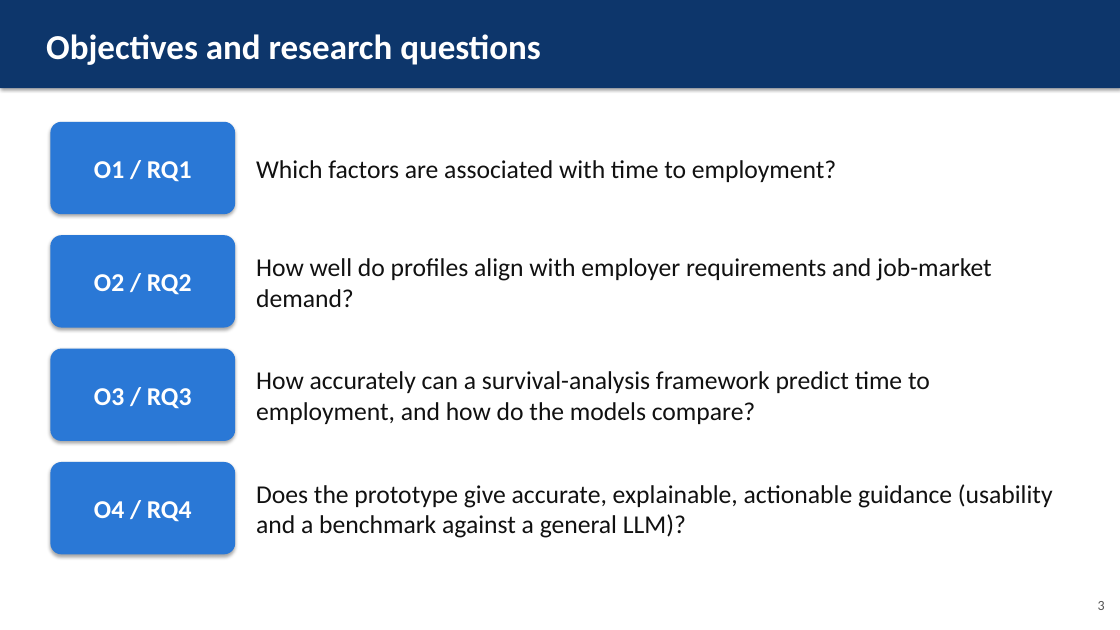
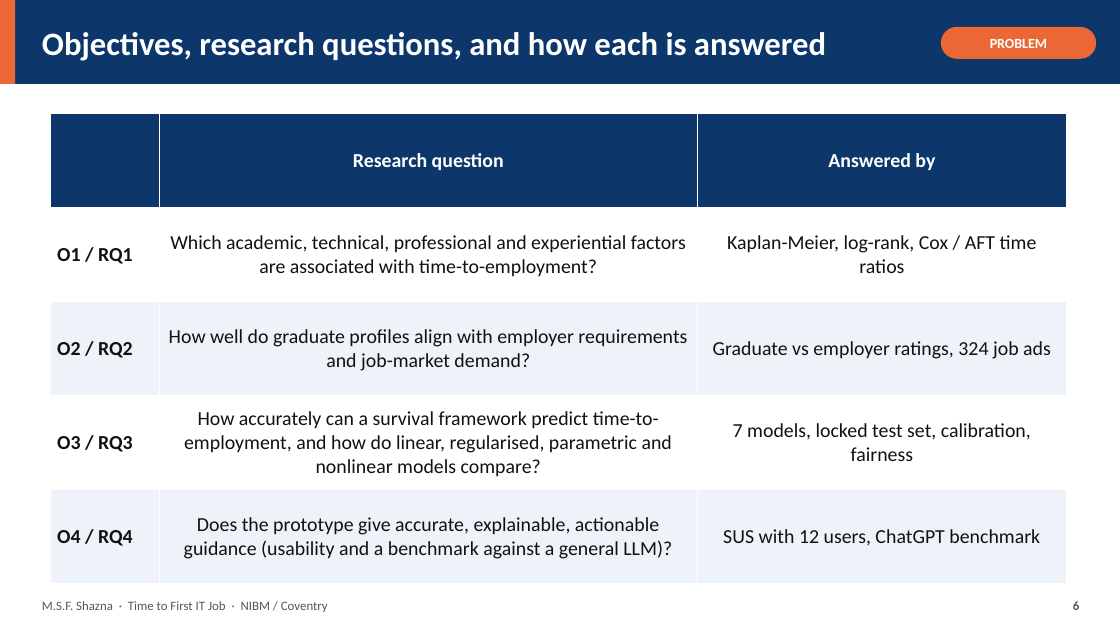
Before and after one commit to ShaznaSalman/final-research-employability-survival_COBSCCOMP24.2P019, a slide deck: slide 6 of submission/Viva Presentation - Shazna.pptx (slide 3 before the commit). Drawn at 1120x630 pixels with LibreOffice and Linux fonts; fonts in the diff are those of the drawing. Boxes give left, top, right and bottom in pixels: in the first picture for what was removed or moved away, otherwise in the second. Text is boxed around its words. In the diff, an @@ line names an element or a change of style, - is before the commit and + after.

```diff
--- a/submission/Viva Presentation - Shazna.pptx
+++ b/submission/Viva Presentation - Shazna.pptx
@@ rectangle: place and size @@
-rectangle at [0,0,1120,88]
+rectangle at [0,0,1120,84]
@@ rectangle at [0,0,1120,84]: shadow off @@
@@ rectangle added at [0,0,15,84], fill #EB6834 @@
@@ rounded rectangle added at [941,27,1096,59], fill #EB6834 @@
@@ text at [42,32,826,61]: text changed; size 30 to 28 pt @@
-Objectives and research questions
+Objectives, research questions, and how each is answered
@@ text added at [990,39,1047,48], 12 pt, text #FFFFFF, bold @@
+PROBLEM
@@ table added at [50,113,1067,584], 5 rows, 3 columns @@
+ | Research question | Answered by
+O1 / RQ1 | Which academic, technical, professional and experiential factors are associated with time-to-employment? | Kaplan-Meier, log-rank, Cox / AFT time ratios
+O2 / RQ2 | How well do graduate profiles align with employer requirements and job-market demand? | Graduate vs employer ratings, 324 job ads
+O3 / RQ3 | How accurately can a survival framework predict time-to-employment, and how do linear, regularised, parametric and nonlinear models compare? | 7 models, locked test set, calibration, fairness
+O4 / RQ4 | Does the prototype give accurate, explainable, actionable guidance (usability and a benchmark against a general LLM)? | SUS with 12 users, ChatGPT benchmark
@@ rounded rectangle removed at [50,122,235,214] @@
@@ text removed at [94,161,192,182] @@
-O1 / RQ1
@@ text removed at [256,160,836,182] @@
-Which factors are associated with time to employment?
@@ rounded rectangle removed at [50,235,235,328] @@
@@ text removed at [256,258,992,307] @@
-How well do profiles align with employer requirements and job-market demand?
@@ text removed at [94,274,192,295] @@
-O2 / RQ2
@@ rounded rectangle removed at [50,349,235,441] @@
@@ text removed at [94,388,192,409] @@
-O3 / RQ3
@@ text removed at [256,371,930,424] @@
-How accurately can a survival-analysis framework predict time to employment, and how do the models compare?
@@ rounded rectangle removed at [50,462,235,555] @@
@@ text removed at [94,501,192,522] @@
-O4 / RQ4
@@ text removed at [256,484,1053,538] @@
-Does the prototype give accurate, explainable, actionable guidance (usability and a benchmark against a general LLM)?
@@ text added at [42,601,328,612], 11 pt, text #55565A @@
+M.S.F. Shazna · Time to First IT Job · NIBM / Coventry
@@ text added at [1073,601,1079,610], 11 pt, text #55565A, bold @@
+6
@@ text removed at [1098,601,1105,610] @@
-3
```
Also in this commit, not shown: 4 other slides changed, 29 slides added, 9 slides removed, 3 other files.
